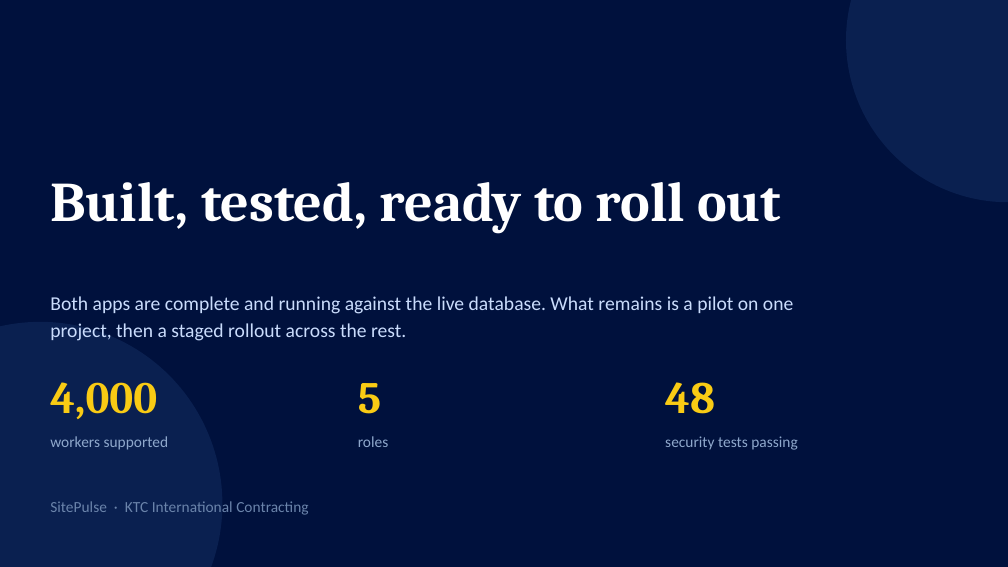
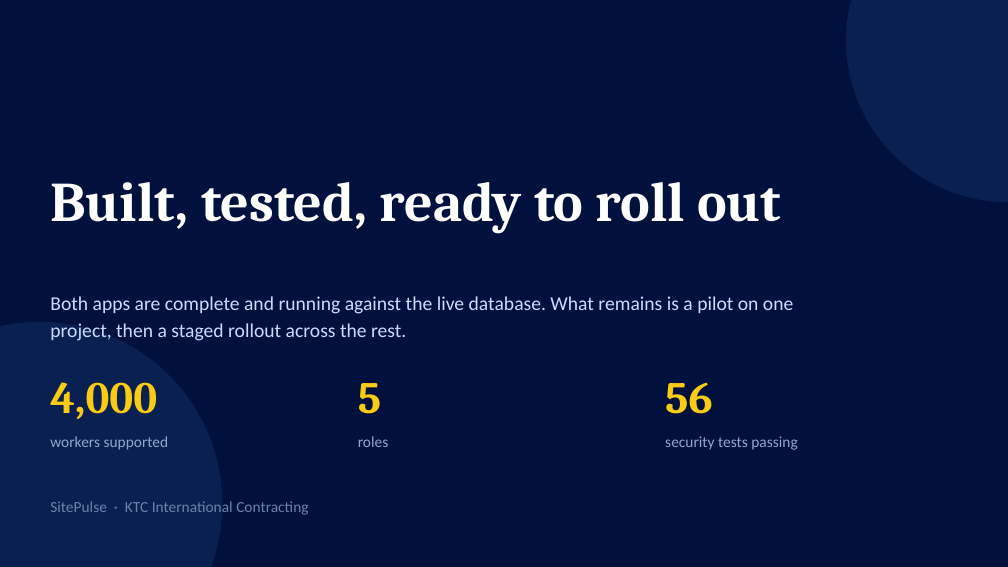
Before and after one commit to ui-sameerkhan/mini-agent-sameer, a slide deck: slide 16 of docs/SitePulse_HR_Presentation.pptx (slide 15 before the commit). Drawn at 1008x567 pixels with LibreOffice and Linux fonts; fonts in the diff are those of the drawing. Boxes give left, top, right and bottom in pixels: in the first picture for what was removed or moved away, otherwise in the second. Text is boxed around its words. In the diff, an @@ line names an element or a change of style, - is before the commit and + after.

```diff
--- a/docs/SitePulse_HR_Presentation.pptx
+++ b/docs/SitePulse_HR_Presentation.pptx
@@ text at bbox=[665, 382, 712, 414]: text changed @@
-48
+56
```
Also in this commit, not shown: 4 other slides changed, 1 slide added, 3 other files.
